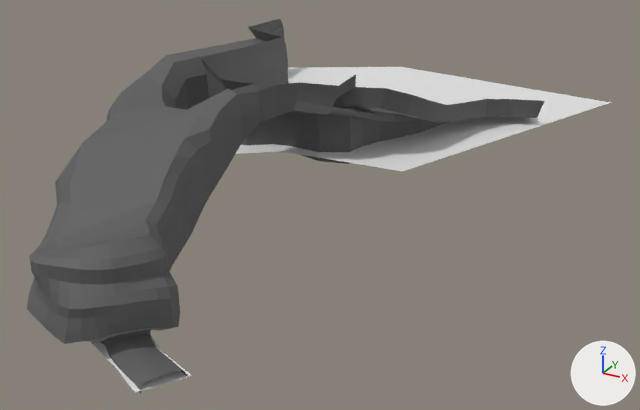
Two versions of the FBX model Assets/flamecore.fbx, one commit apart.
Before and after are seen from a 50 mm camera at (2579.0, -5167.0, 1442.0) aimed at (250.0, -932.0, -676.0). Arrows for +X, +Y and +Z are at lower right; the lights stay in place. Where no turn or scale is listed for an object, it has been applied to the vertices.

Names of what the first picture shows: 'LavaPlane', 'NewTerrain'.
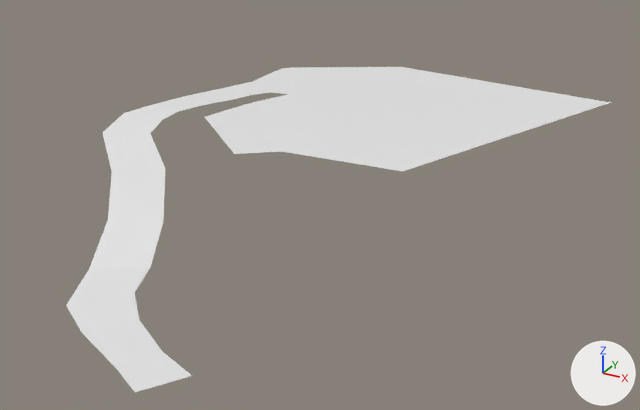
Pixel boxes (x1, y1, x2, y2) of what changed, in the pictures (640 x 410 px):
'NewTerrain', hidden: before (27, 19, 544, 393)
'LavaPlane', unchanged, uncovered by the edit: before (90, 67, 611, 392); after (66, 67, 611, 392)

The change in detail:
Object 'NewTerrain' (ob_newterrain) is now hidden.
